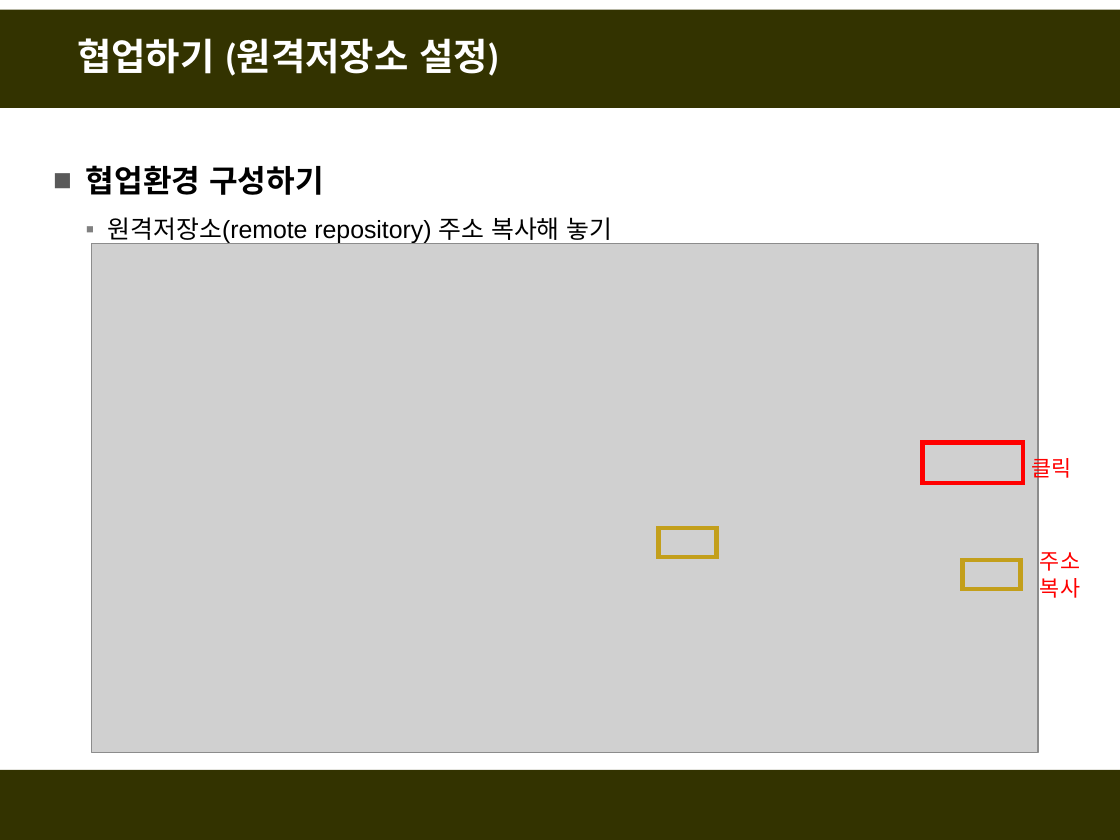
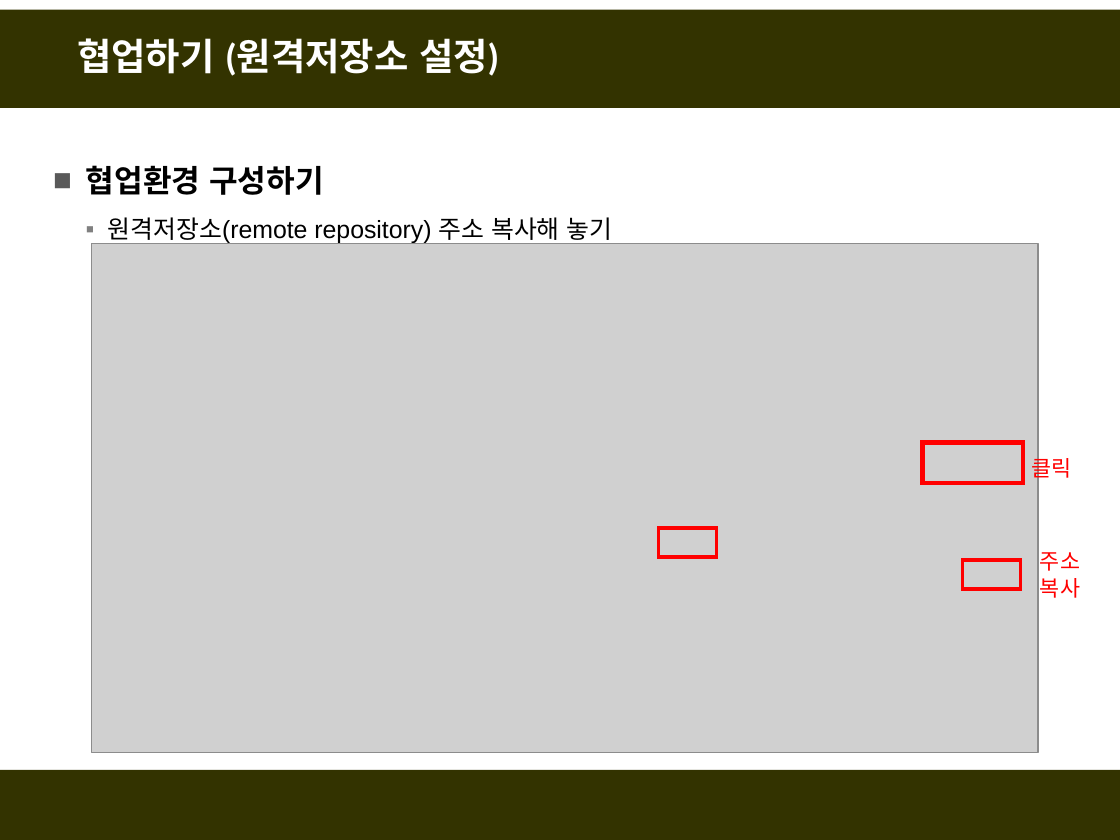
Before and after one commit to fasthill/github-lecture, a slide deck: slide 3 of git및github첫걸음4-협업하기.pptx (slide 2 before the commit). Drawn at 1120x840 pixels with LibreOffice and Linux fonts; fonts in the diff are those of the drawing; grey boxes stand for pictures. Boxes give left, top, right and bottom in pixels: in the first picture for what was removed or moved away, otherwise in the second. Text is boxed around its words. In the diff, an @@ line names an element or a change of style, - is before the commit and + after.

```diff
--- a/git및github첫걸음4-협업하기.pptx
+++ b/git및github첫걸음4-협업하기.pptx
@@ rectangle at [659, 529, 717, 558]: outline #C39F1B 3 pt to #FF0000 2.25 pt @@
@@ rectangle at [962, 560, 1020, 589]: outline #C39F1B 3 pt to #FF0000 2.25 pt @@
```
Also in this commit, not shown: 4 other slides changed, 2 slides added.
